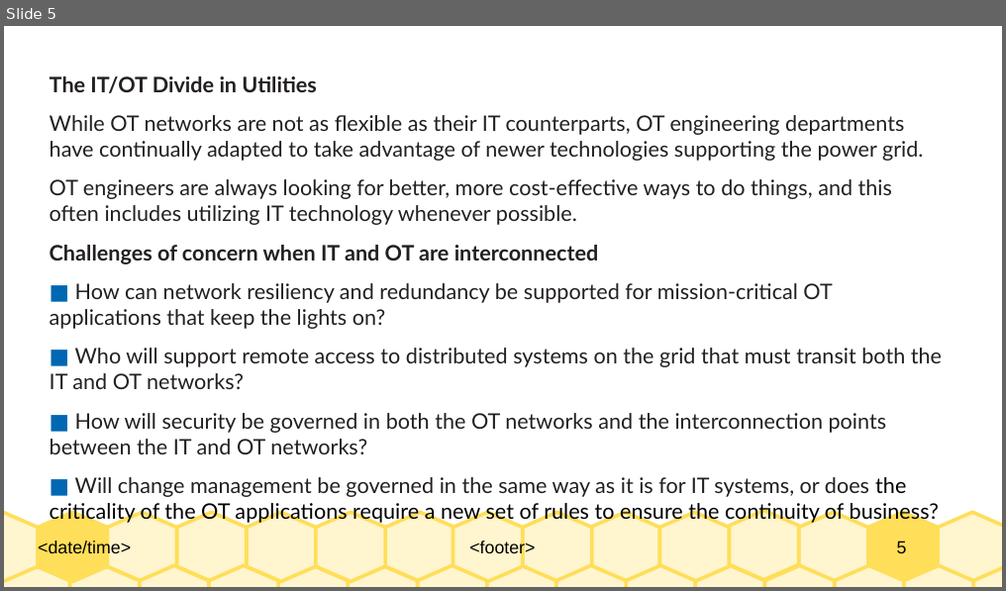
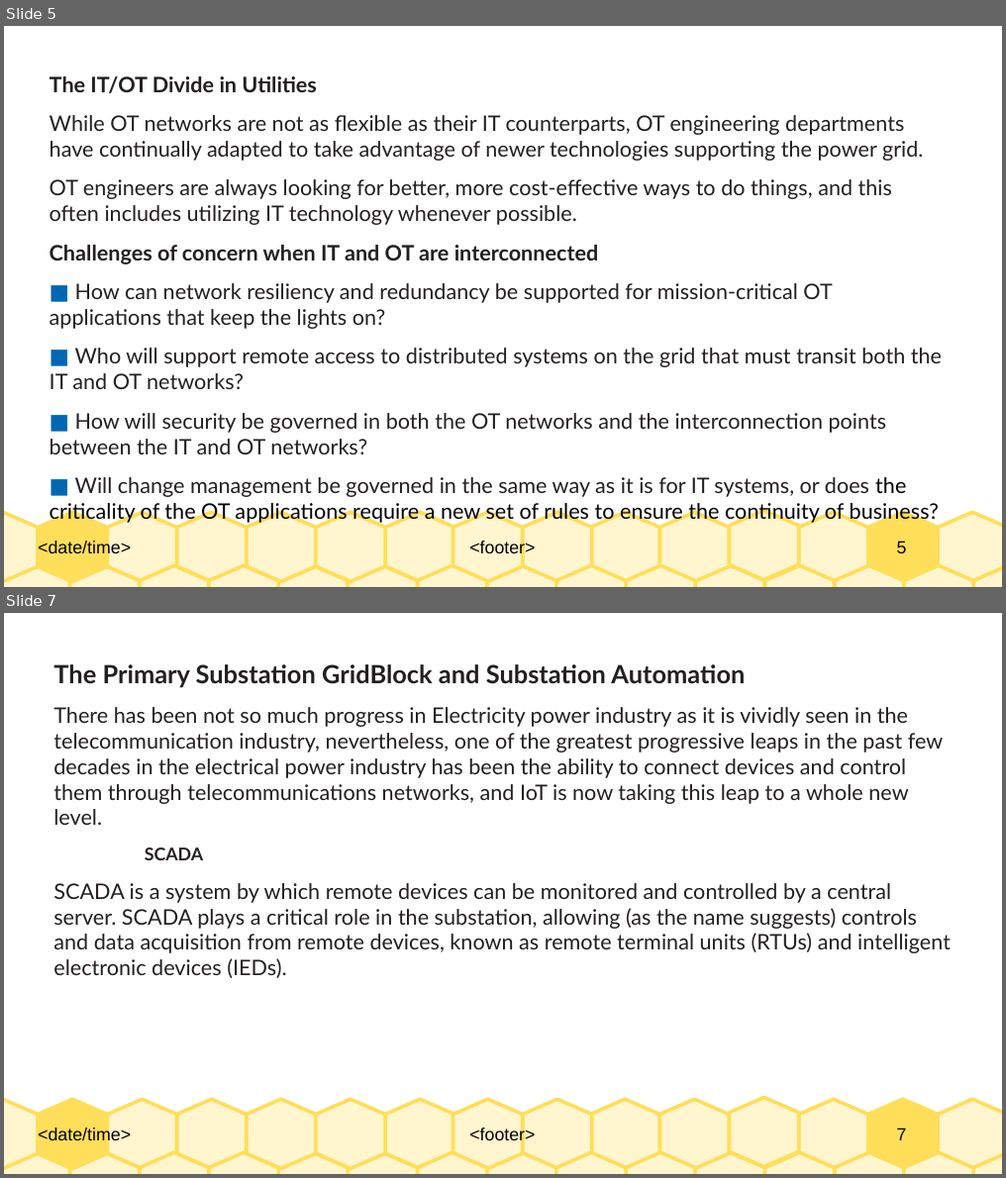
Before and after one commit to Dihfahsih1/Masters-Software-Engineering, a slide deck: yr-sem1/IoT/chapter-11-summary.odp. Shown one above the other, each under a label of ours: slide 5 before the commit, slides 5 and 7 after it; the slides between them are not shown. The pictures are 1006x591 and 1006x1178 pixels, drawn with LibreOffice and Linux fonts; fonts in the diff are those of the drawing. Boxes give left, top, right and bottom in pixels: in the first picture for what was removed or moved away, otherwise in the second. Text is boxed around its words. In the diff, an @@ line names an element or a change of style, - is before the commit and + after.

```diff
--- a/yr-sem1/IoT/chapter-11-summary.odp
+++ b/yr-sem1/IoT/chapter-11-summary.odp
@@ slide 7 added at <box>4,613,1002,1174</box>, background #FFFFFF; not listed: 33 template elements that a slide beside it also shows @@
@@ text added at <box>54,664,950,978</box>, 17 pt, text #231F20 @@
+The Primary Substation GridBlock and Substation Automation
+There has been not so much progress in Electricity power industry as it is vividly seen in the telecommunication industry, nevertheless, one of the greatest progressive leaps in the past few decades in the electrical power industry has been the ability to connect devices and control them through telecommunications networks, and IoT is now taking this leap to a whole new level.
+SCADA
+SCADA is a system by which remote devices can be monitored and controlled by a central server. SCADA plays a critical role in the substation, allowing (as the name suggests) controls and data acquisition from remote devices, known as remote terminal units (RTUs) and intelligent electronic devices (IEDs).
```
Also in this commit, not shown: 11 other slides added.
